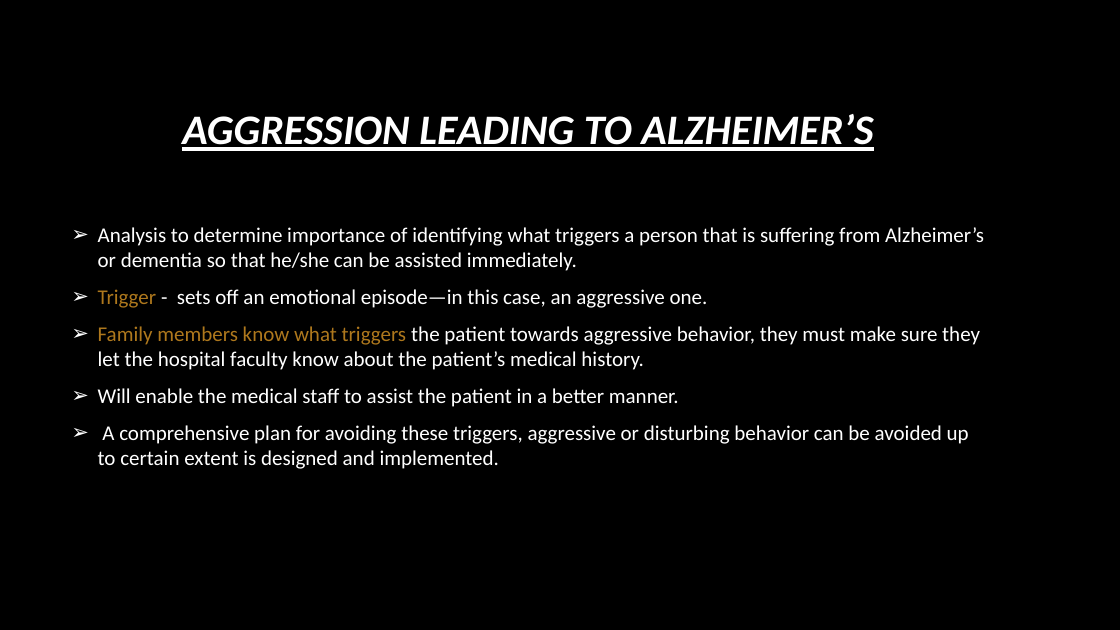
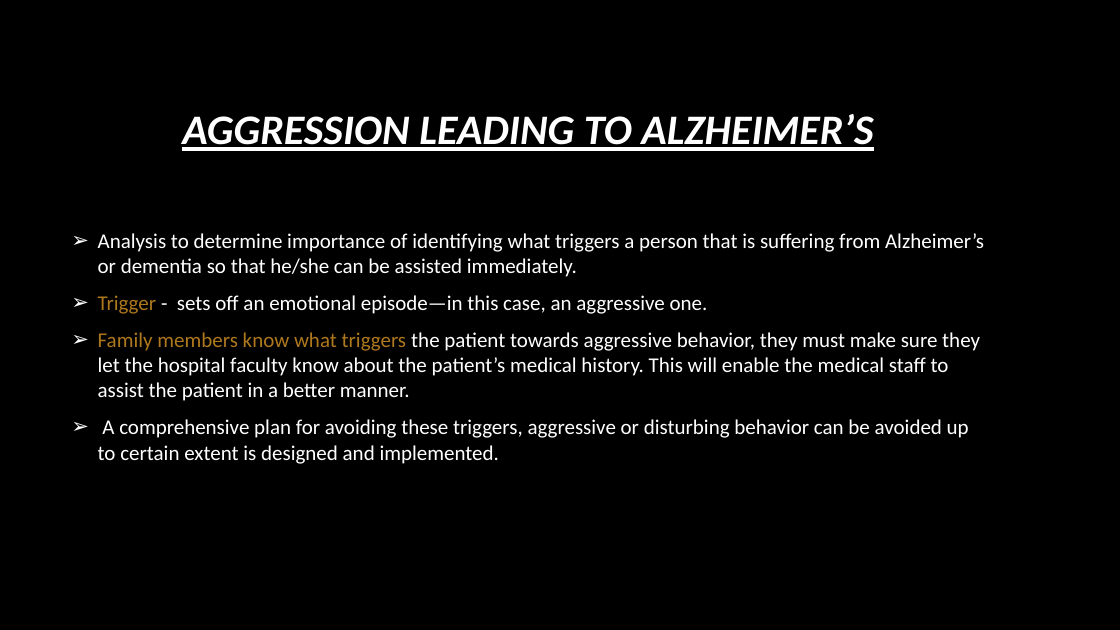
Before and after one commit to adithyar82/odu, a slide deck: slide 6 of Presentaion on Aggression.pptx. Drawn at 1120x630 pixels with LibreOffice and Linux fonts; fonts in the diff are those of the drawing; background and template pictures are left out. Boxes give left, top, right and bottom in pixels: in the first picture for what was removed or moved away, otherwise in the second. Text is boxed around its words. In the diff, an @@ line names an element or a change of style, - is before the commit and + after.

```diff
--- a/Presentaion on Aggression.pptx
+++ b/Presentaion on Aggression.pptx
@@ text at (98,332,980,401): text changed @@
-➢ Family members know what triggers the patient towards aggressive behavior, they must make sure they let the hospital faculty know about the patient’s medical history.
-➢ Will enable the medical staff to assist the patient in a better manner.
+➢ Family members know what triggers the patient towards aggressive behavior, they must make sure they let the hospital faculty know about the patient’s medical history. This will enable the medical staff to assist the patient in a better manner.
```
Also in this commit, not shown: 7 other slides changed, 2 slides added, 48 other files.
